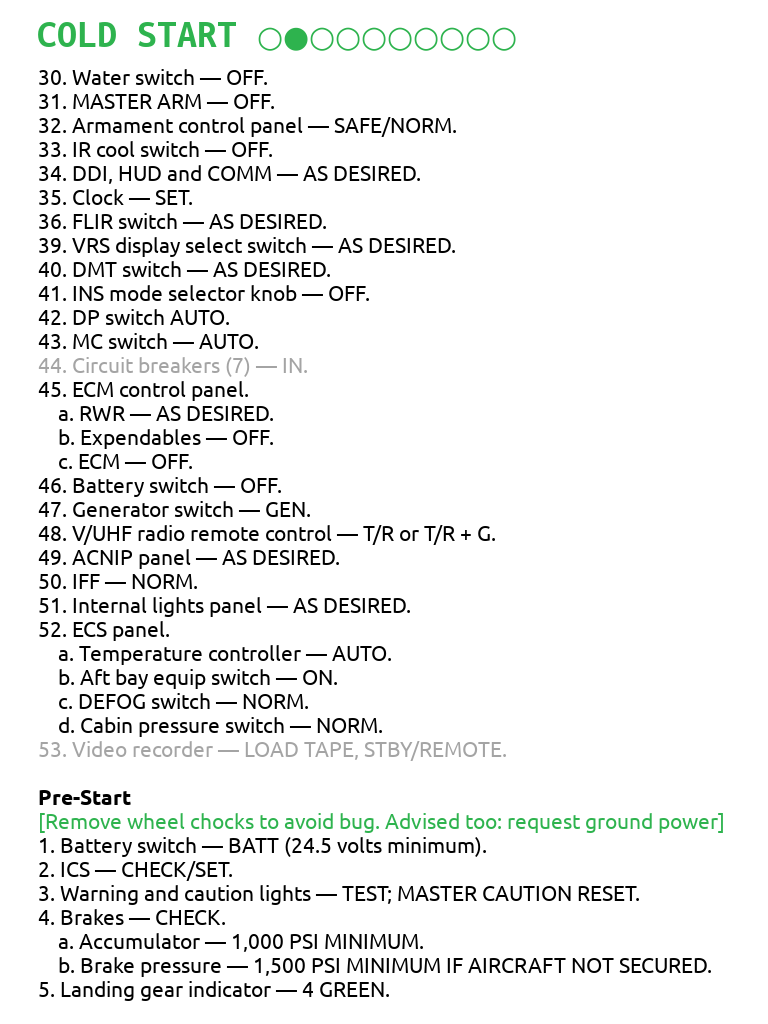
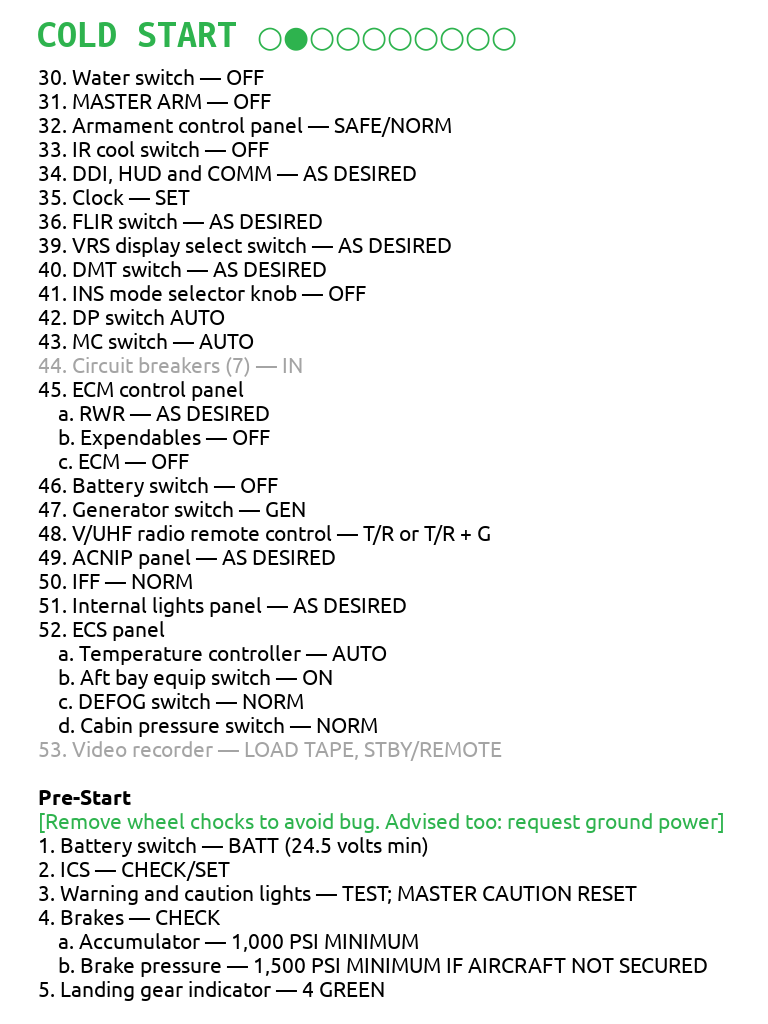
The second (768, 1024) image is a revision of the first. Changes to its layers:
renamed "30. Water switch — OFF. ..." to "30. Water switch — OFF ...", painted on it over [166, 82, 711, 997]
